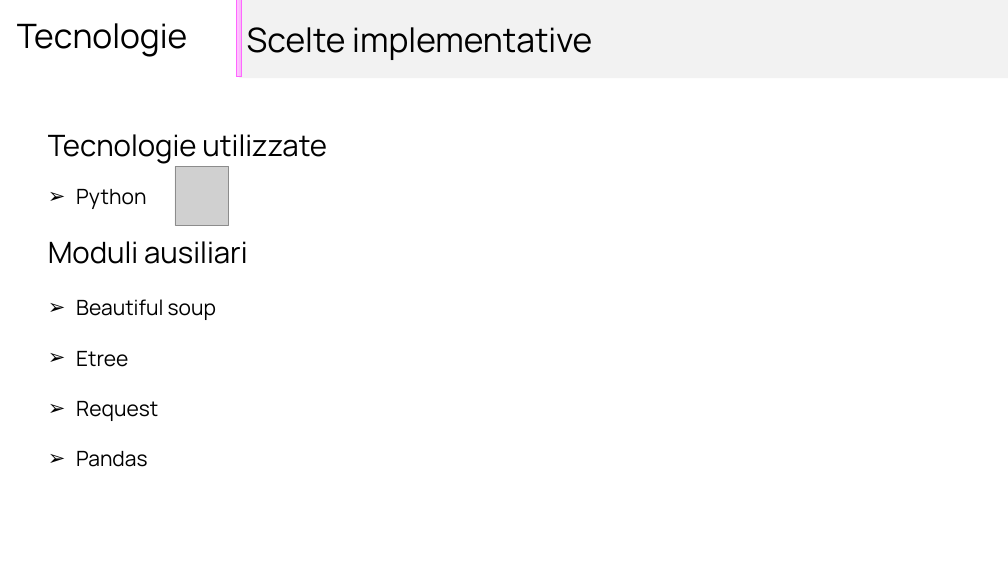
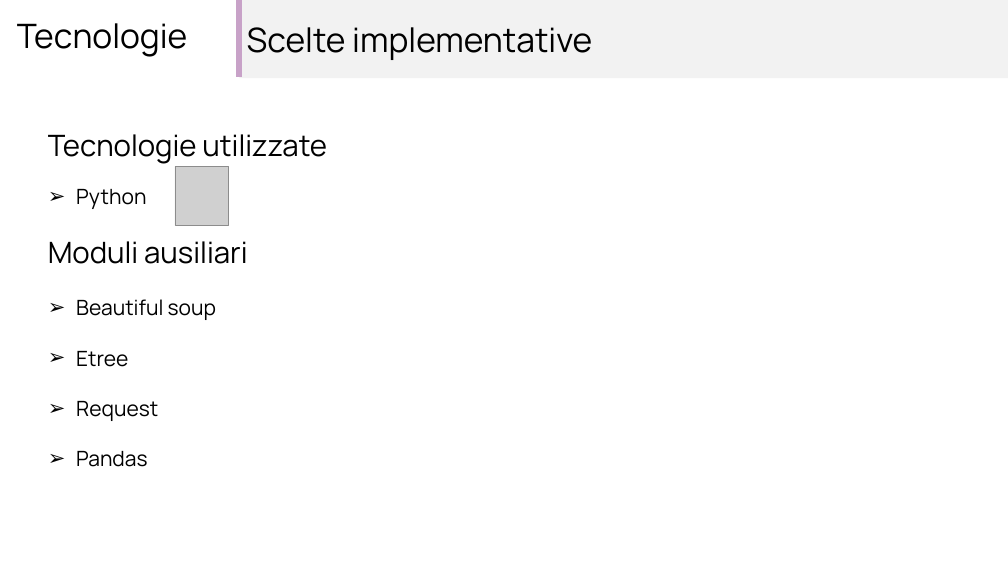
Before and after one commit to piebaroni/Web-Scraping-homework5, a slide deck: slide 3 of Presentazione/Template/hw3_Source Discovery.pptx. Drawn at 1008x567 pixels with LibreOffice and Linux fonts; fonts in the diff are those of the drawing; grey boxes stand for pictures. Boxes give left, top, right and bottom in pixels: in the first picture for what was removed or moved away, otherwise in the second. Text is boxed around its words. In the diff, an @@ line names an element or a change of style, - is before the commit and + after.

```diff
--- a/Presentazione/Template/hw3_Source Discovery.pptx
+++ b/Presentazione/Template/hw3_Source Discovery.pptx
@@ rectangle at [237, 0, 241, 77]: fill #FF66FF at 40% opacity to #C8A2C8; outline #FF66FF 1 pt to #C8A2C8 1 pt @@
```
Also in this commit, not shown: 1 other slide changed, 18 other files.
